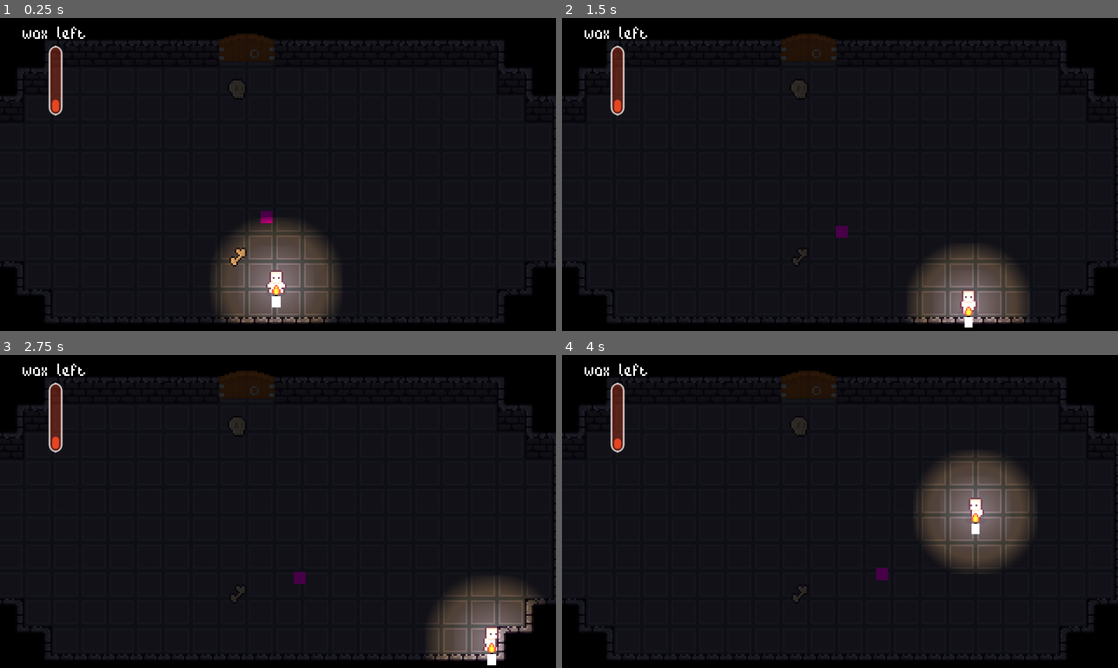
Above: before the commit, frames 1-4 (two rows, left to right).
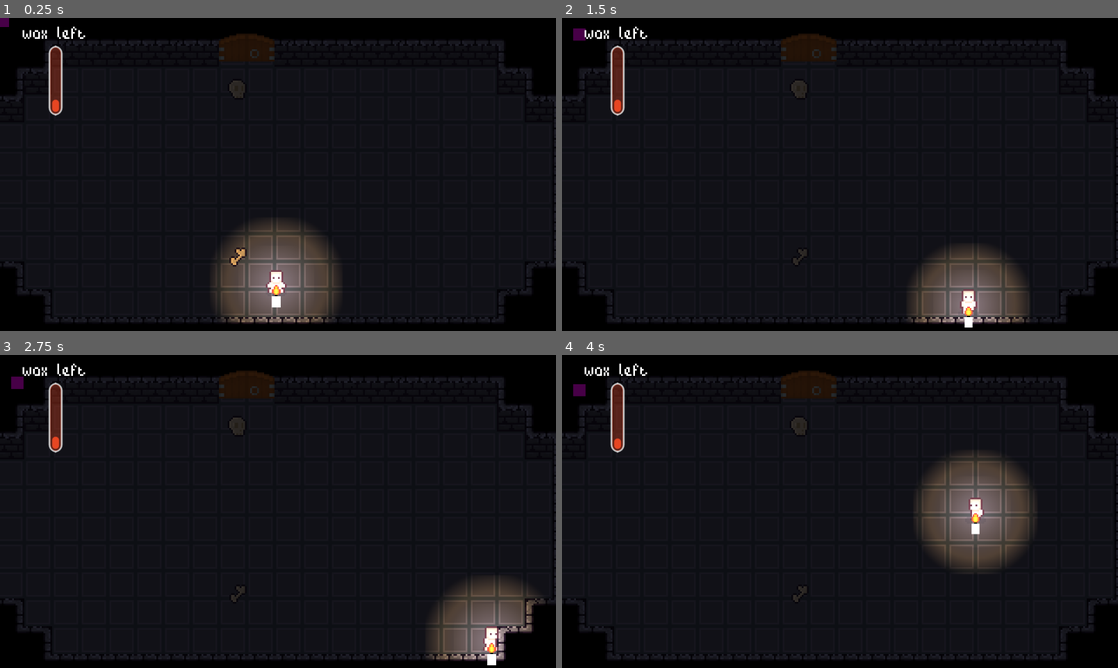
Above: after the commit, the same moments.

Repository: pinkytoefoo/candle
Game: Godot game, scene res://dungeons/dungeon_tutorial.tscn
Two runs of this game, one before a commit and one after it. Both use one fixed random seed, a clock stepped at 60 frames per second and the inputs below.
Inputs (mouse positions are in pixels of both pictures, inside the frame that each line leads up to):
- Up to frame 1 (0.25 s): no input
- Up to frame 2 (1.5 s): tap Enter at 0.5 s; move the mouse to (962, 158) at 0.52 s; hold D (right) 0.53-1.28 s; hold E (interact) 0.53-1.28 s; move the mouse to (728, 190) at 1.27 s; hold S (down) from 1.28 s (still down); tap Mouse wheel down (scroll_down) at 1.35 s
- Up to frame 3 (2.75 s): move the mouse to (333, 442) at 2.02 s; release S (down) at 2.03 s; hold D (right) from 2.03 s (still down); tap Mouse wheel up (scroll_up) at 2.1 s
- Up to frame 4 (4 s): move the mouse to (812, 574) at 2.77 s; release D (right) at 2.78 s; hold W (up) 2.78-3.53 s; tap E (interact) at 2.85 s; move the mouse to (1006, 558) at 3.52 s; hold A (left) from 3.53 s (still down); tap Mouse wheel down (scroll_down) at 3.6 s

The runs differ from the first frame. In frame 1, 0.1% of the frame differs, in the area x 0-50%, y 0-66%; in frame 2, 0.2%; in frame 3, 0.2%, in the area x 2-55%, y 6-74%; in frame 4, 0.2%.

Commit message:
change main menu cursor light

Diff:
--- a/dungeons/dungeon_tutorial.tscn
+++ b/dungeons/dungeon_tutorial.tscn
@@ -4,7 +4,7 @@
 [ext_resource type="Texture2D" uid="uid://v7hs7jp36lyf" path="res://assets/other_dungeon/Tileset.png" id="2_0xc52"]
 [ext_resource type="PackedScene" uid="uid://dtwj0bpn6kdbw" path="res://entities/player/player.tscn" id="3_0xc52"]
 [ext_resource type="PackedScene" uid="uid://dr3blodr0maf" path="res://dungeons/interactables/door.tscn" id="4_tsbsy"]
-[ext_resource type="Script" uid="uid://cxvfhxch8bj0a" path="res://entities/enemy/enemy_test.gd" id="5_h1xbx"]
+[ext_resource type="PackedScene" uid="uid://ba5bissemj0k5" path="res://entities/enemy/enemy_test.tscn" id="5_h1xbx"]
 
 [sub_resource type="TileSetAtlasSource" id="TileSetAtlasSource_7tkht"]
 texture = ExtResource("2_0xc52")
@@ -567,10 +567,6 @@
 [sub_resource type="TileSet" id="TileSet_as7xp"]
 sources/1 = SubResource("TileSetAtlasSource_0xc52")
 
-[sub_resource type="PlaceholderTexture2D" id="PlaceholderTexture2D_7tkht"]
-
-[sub_resource type="RectangleShape2D" id="RectangleShape2D_20erm"]
-
 [node name="Node2D" type="Node2D" unique_id=1868311066]
 
 [node name="Background" type="TileMapLayer" parent="." unique_id=651129566]
@@ -595,14 +591,4 @@
 [node name="CanvasModulate" type="CanvasModulate" parent="." unique_id=1325740558]
 color = Color(0.27752745, 0.2775278, 0.27752772, 1)
 
-[node name="enemyTest" type="CharacterBody2D" parent="." unique_id=1032485441]
-position = Vector2(153, 112)
-script = ExtResource("5_h1xbx")
-
-[node name="Sprite2D" type="Sprite2D" parent="enemyTest" unique_id=1561368208]
-scale = Vector2(7, 7)
-texture = SubResource("PlaceholderTexture2D_7tkht")
-
-[node name="CollisionShape2D" type="CollisionShape2D" parent="enemyTest" unique_id=470562819]
-scale = Vector2(0.4, 0.4)
-shape = SubResource("RectangleShape2D_20erm")
+[node name="EnemyTest" parent="." unique_id=2141791888 instance=ExtResource("5_h1xbx")]
--- a/entities/player/player.gd
+++ b/entities/player/player.gd
@@ -41,7 +41,7 @@
 	knockback=lerp(knockback,Vector2.ZERO, 0.1)
 	print(wax)
 	if wax<=0.0:
-		get_tree().reload_current_scene()
+		SceneManager.reload_current_scene()
 
 func _handle_animations() -> void:
 	if input_dir == Vector2.ZERO:
--- a/menus/main_menu.gd
+++ b/menus/main_menu.gd
@@ -7,7 +7,7 @@
 @export var quit_button: Button
 @export var settings_overlay: PanelContainer
 @export var credits_overlay: PanelContainer
-@export var light: PointLight2D
+@export var light: Node2D
 
 func _ready() -> void:
 	play_button.pressed.connect(_on_play_pressed)
--- a/menus/main_menu.tscn
+++ b/menus/main_menu.tscn
@@ -4,16 +4,27 @@
 [ext_resource type="Script" uid="uid://cs84kf4xl2awh" path="res://menus/main_menu.gd" id="1_ij7vn"]
 [ext_resource type="PackedScene" uid="uid://7g38j8jilfie" path="res://menus/ui_elements/settings_overlay.tscn" id="3_rqbgu"]
 [ext_resource type="AudioStream" uid="uid://dfc15gnydypjy" path="res://assets/#68 Goodbye Tales - Orchestrated.WAV" id="3_yjgyn"]
-[ext_resource type="PackedScene" uid="uid://jmuhbdg1flr6" path="res://credits_overlay.tscn" id="4_oblsv"]
+[ext_resource type="PackedScene" uid="uid://n2hdjpc8d1ny" path="res://credits_overlay.tscn" id="4_oblsv"]
 
-[sub_resource type="Gradient" id="Gradient_yjgyn"]
-offsets = PackedFloat32Array(0, 0.7590361)
-colors = PackedColorArray(1, 1, 1, 1, 0, 0, 0, 1)
+[sub_resource type="Gradient" id="Gradient_urp6f"]
+offsets = PackedFloat32Array(0, 0.5377358, 0.7590361)
+colors = PackedColorArray(1, 1, 1, 1, 1, 0.76862746, 0.36862746, 1, 0, 0, 0, 1)
 
-[sub_resource type="GradientTexture2D" id="GradientTexture2D_rqbgu"]
-gradient = SubResource("Gradient_yjgyn")
+[sub_resource type="GradientTexture2D" id="GradientTexture2D_as7xp"]
+gradient = SubResource("Gradient_urp6f")
 fill = 1
 fill_from = Vector2(0.5, 0.5)
+
+[sub_resource type="Gradient" id="Gradient_bls4j"]
+colors = PackedColorArray(1, 0.76862746, 0.36862746, 1, 0, 0, 0, 1)
+
+[sub_resource type="GradientTexture2D" id="GradientTexture2D_ok24e"]
+gradient = SubResource("Gradient_bls4j")
+width = 55
+height = 55
+fill = 1
+fill_from = Vector2(0.5, 0.5)
+fill_to = Vector2(0.8, 0)
 
 [node name="Control" type="Control" unique_id=420166789 node_paths=PackedStringArray("play_button", "settings_button", "credits_button", "quit_button", "settings_overlay", "credits_overlay", "light")]
 layout_mode = 3
@@ -29,7 +40,7 @@
 quit_button = NodePath("VBoxContainer/OptionsButton")
 settings_overlay = NodePath("SettingsOverlay")
 credits_overlay = NodePath("CreditsOverlay")
-light = NodePath("PointLight2D")
+light = NodePath("CursorLight")
 
 [node name="VBoxContainer" type="VBoxContainer" parent="." unique_id=629623247]
 layout_mode = 1
@@ -92,10 +103,6 @@
 theme_override_fonts/font = ExtResource("1_8gy84")
 text = "quit"
 
-[node name="PointLight2D" type="PointLight2D" parent="." unique_id=2054722713]
-position = Vector2(160, 104)
-texture = SubResource("GradientTexture2D_rqbgu")
-
 [node name="SettingsOverlay" parent="." unique_id=1296708987 instance=ExtResource("3_rqbgu")]
 visible = false
 layout_mode = 1
@@ -104,6 +111,17 @@
 visible = false
 layout_mode = 1
 
+[node name="CursorLight" type="Node2D" parent="." unique_id=1529342031]
+
+[node name="PointLight2D" type="PointLight2D" parent="CursorLight" unique_id=1385616590]
+position = Vector2(0, -9)
+scale = Vector2(1.5, 1.5)
+texture = SubResource("GradientTexture2D_as7xp")
+
+[node name="HeatRadius" type="PointLight2D" parent="CursorLight" unique_id=893746474]
+position = Vector2(0, -9)
+texture = SubResource("GradientTexture2D_ok24e")
+
 [node name="AudioStreamPlayer" type="AudioStreamPlayer" parent="." unique_id=1877145958]
 stream = ExtResource("3_yjgyn")
 autoplay = true
